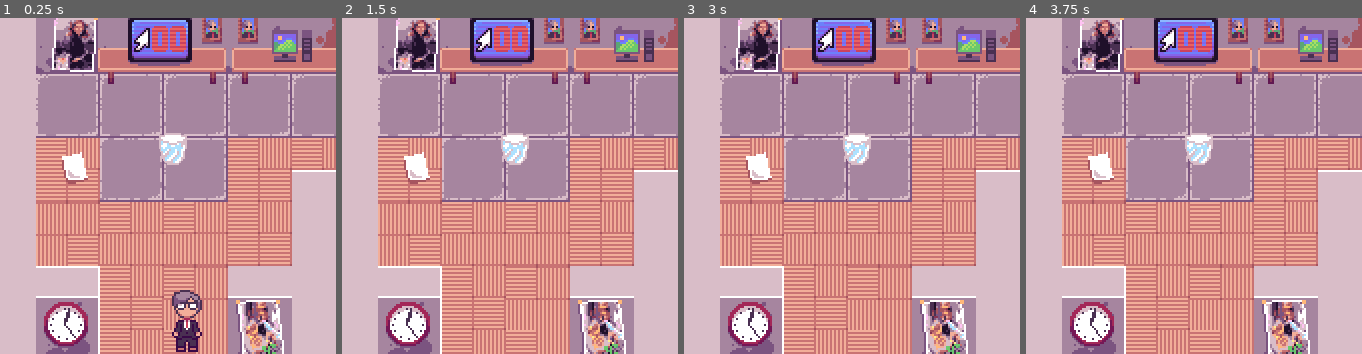
Above: before the commit, frames 1-4 (left to right).
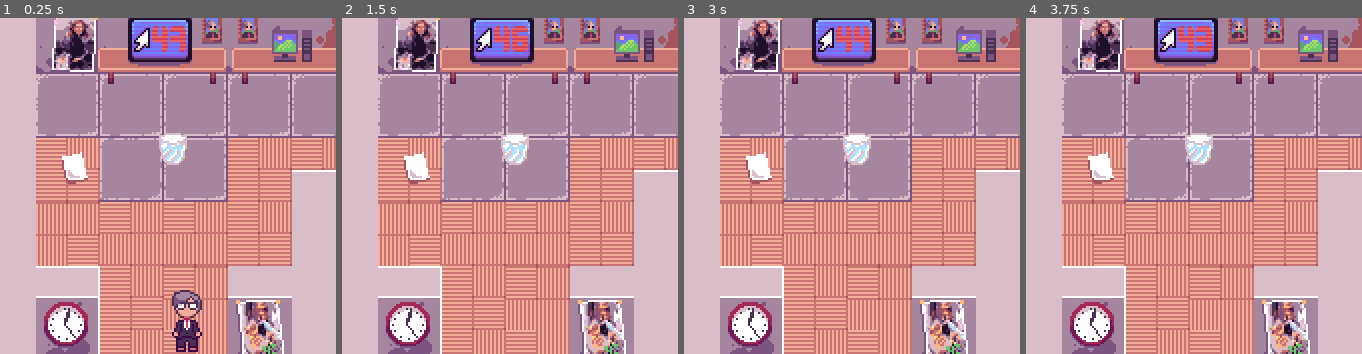
Above: after the commit, the same moments.

Repository: Riaphou/GitRAIN
Game: Godot game, scene res://project-rain/game.tscn
Two runs of this game, one before a commit and one after it. Both use one fixed random seed, a clock stepped at 60 frames per second and the inputs below. This scene is started directly instead of the project's main scene.
Inputs (mouse positions are % of the whole screen's width and height, from its top left):
- Up to frame 1 (0.25 s): no input
- Up to frame 2 (1.5 s): tap Enter at 0.5 s; move the mouse to (16, 68) at 0.52 s; press the mouse at (16, 68) at 0.53 s; hold Right (right) 0.53-1.28 s; move the mouse to (67, 65) at 1.27 s; release the mouse at (67, 65) at 1.28 s; hold Left (left) from 1.28 s (still down); click (67, 65) at 1.35 s
- Up to frame 3 (3 s): move the mouse to (41, 87) at 2.02 s; release Left (left) at 2.03 s; press the mouse at (41, 87) at 2.03 s; hold Right (right) 2.03-2.78 s; move the mouse to (61, 92) at 2.77 s; release the mouse at (61, 92) at 2.78 s; hold Up (up) from 2.78 s (still down); click (61, 92) at 2.85 s
- Up to frame 4 (3.75 s): move the mouse to (63, 76) at 3.52 s; release Up (up) at 3.53 s; press the mouse at (63, 76) at 3.53 s; hold Left (left) from 3.53 s (still down)
The pictures show only the part of the screen within x 1-51%, y 6-56%; the shares and areas given below are measured in that part.

The runs differ from the first frame. In frame 1, 0.2% of the frame differs, in the area x 45-54%, y 2-11%; in frame 2, 0.2%; in frame 3, 0.2%; in frame 4, 0.2%.

Commit message:
Raph pause (avant)

Diff:
--- a/project-rain/affichagecliques.gd
+++ b/project-rain/affichagecliques.gd
@@ -2,9 +2,9 @@
 
 func _ready() -> void:
 	$unitees.frame = Global.nbClics %10
-	$dizaines.frame = (Global.nbClics /10) %10
+	$dizaines.frame = (Global.nbClics %100) /10
 
 func _input(event: InputEvent) -> void:
 	if event.is_action_pressed("click"):
 		$unitees.frame = Global.nbClics %10
-		$dizaines.frame = (Global.nbClics /10) %10
+		$dizaines.frame = (Global.nbClics %100) /10
--- a/project-rain/codes/Globals.gd
+++ b/project-rain/codes/Globals.gd
@@ -1,6 +1,6 @@
 extends Node
 
-var nbClics = 0
+var nbClics = 47
 var dialogInQueue = 0
 
 var onTextBox = false
--- a/project-rain/codes/testRoomCode.gd
+++ b/project-rain/codes/testRoomCode.gd
@@ -4,7 +4,7 @@
 
 func _process(delta: float) -> void:
 	if Input.is_action_just_pressed("click"):
-		Global.nbClics = Global.nbClics+1
+		Global.nbClics = Global.nbClics-1
 		if Global.nbClics == 4:
 			$dialogue.queue_text("Je ne veux pas qu'on m'invite à cette fête,")
 			$dialogue.queue_text("je ne doit pas remplir mon quota de cliques")
--- a/project-rain/game.tscn
+++ b/project-rain/game.tscn
@@ -1,10 +1,10 @@
 [gd_scene load_steps=6 format=3 uid="uid://df380d7vugrcq"]
 
 [ext_resource type="PackedScene" uid="uid://campp3q3e7ojl" path="res://project-rain/map.tscn" id="1_dff61"]
-[ext_resource type="Script" path="res://project-rain/testRoomCode.gd" id="1_n1uv3"]
+[ext_resource type="Script" uid="uid://c1jsc14oovymr" path="res://project-rain/codes/testRoomCode.gd" id="1_n1uv3"]
 [ext_resource type="PackedScene" uid="uid://pacsmfpp62jv" path="res://project-rain/boite_dialogue.tscn" id="3_fsql1"]
 [ext_resource type="PackedScene" uid="uid://b2ln7ca172tuu" path="res://project-rain/jamyson.tscn" id="4_hhsqc"]
-[ext_resource type="PackedScene" uid="uid://4queb2jkm7o5" path="res://project-rain/objet.tscn" id="5_emrwl"]
+[ext_resource type="PackedScene" uid="uid://dtextpv2htc2s" path="res://project-rain/objet.tscn" id="5_emrwl"]
 
 [node name="Game" type="Node2D"]
 script = ExtResource("1_n1uv3")
--- a/project.godot
+++ b/project.godot
@@ -11,7 +11,7 @@
 [application]
 
 config/name="Project-RAIN"
-run/main_scene="uid://dcy4po8b6p7sv"
+run/main_scene="uid://df380d7vugrcq"
 config/features=PackedStringArray("4.5", "GL Compatibility")
 config/icon="res://icon.svg"
 
